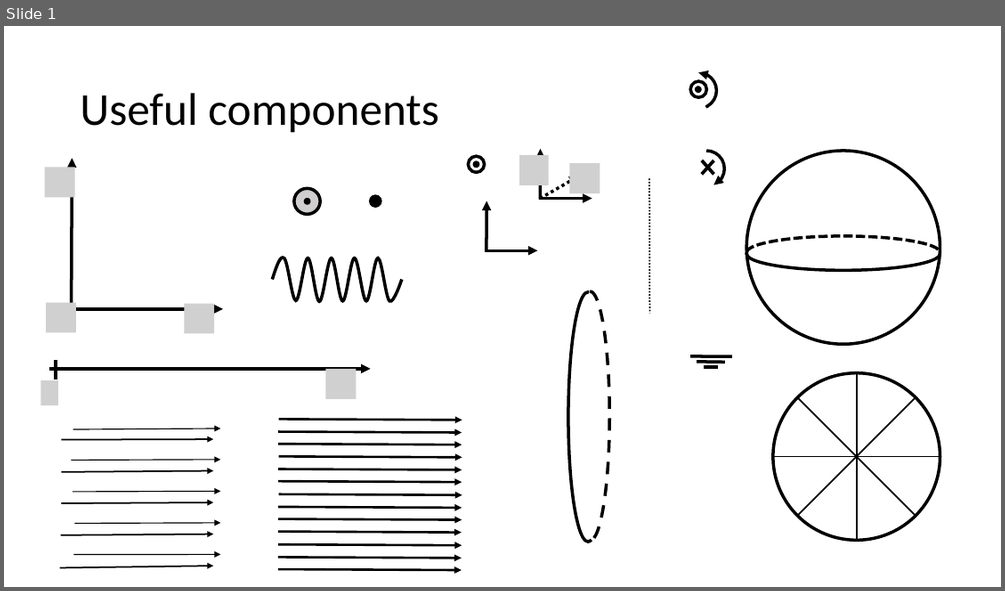
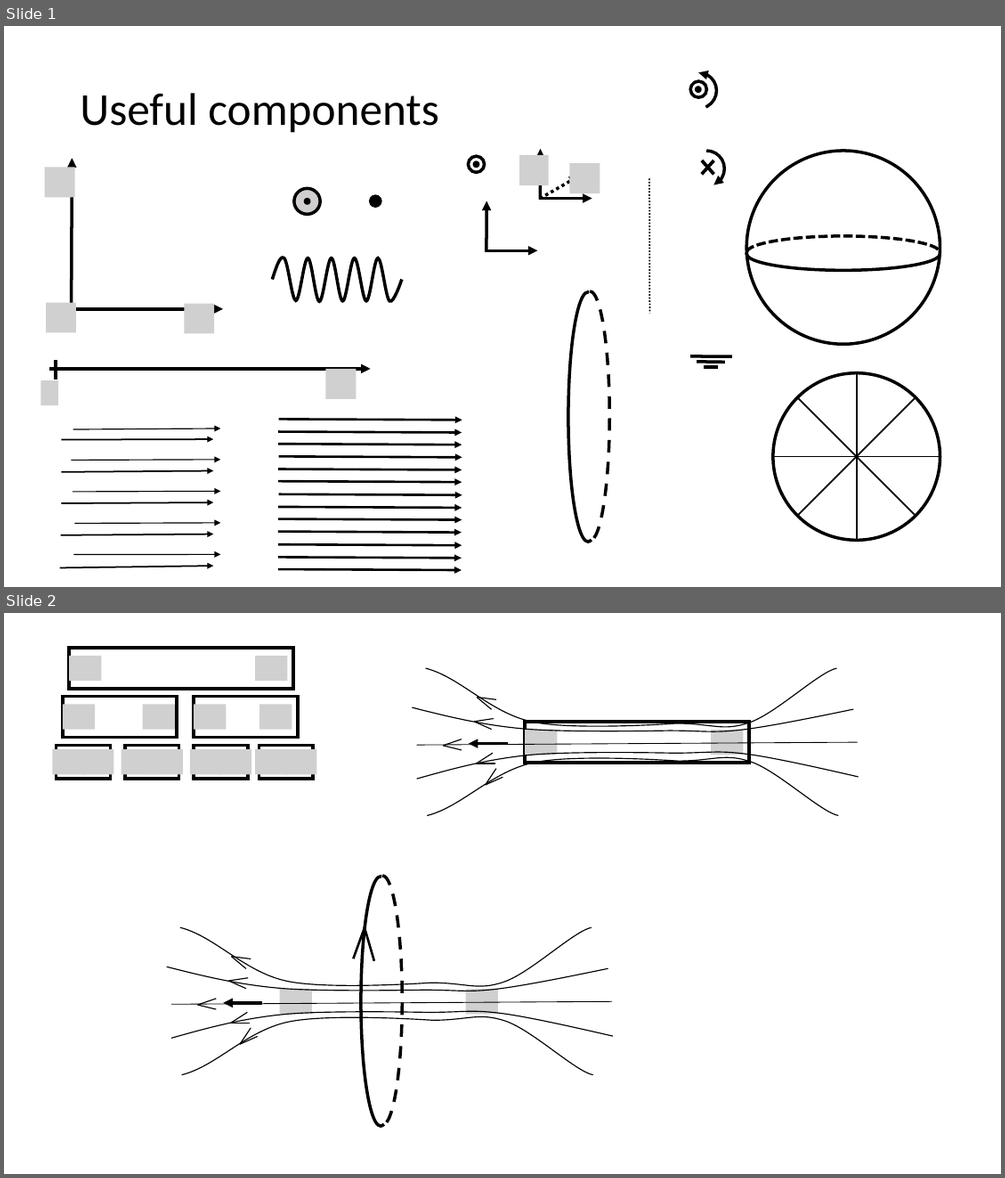
Before and after one commit to OSTP/PhysicsArtofModelling, a slide deck: tex/figures/MagneticForce/Figures.pptx. Shown one above the other, each under a label of ours: slide 1 before the commit, slides 1 and 2 after it. The pictures are 1005x591 and 1005x1178 pixels, drawn with LibreOffice and Linux fonts; fonts in the diff are those of the drawing; grey boxes stand for pictures; background and template pictures are left out. Boxes give left, top, right and bottom in pixels: in the first picture for what was removed or moved away, otherwise in the second. Text is boxed around its words. In the diff, an @@ line names an element or a change of style, - is before the commit and + after.

```diff
--- a/tex/figures/MagneticForce/Figures.pptx
+++ b/tex/figures/MagneticForce/Figures.pptx
@@ slide 2 added at [4,613,1001,1174], background #FFFFFF @@
@@ group added at [53,648,316,779]: 14 pictures, 7 rectangles @@
@@ group added at [413,668,858,816]: 11 lines, 4 freeform shapes, 2 pictures, 1 rectangle, 1 arrow @@
@@ group added at [166,876,613,1126]: 13 lines, 4 freeform shapes, 2 arc (boxed as its full ellipse)s, 2 pictures, 1 arrow @@
```
Also in this commit, not shown: 1 slide removed, 4 other files.
